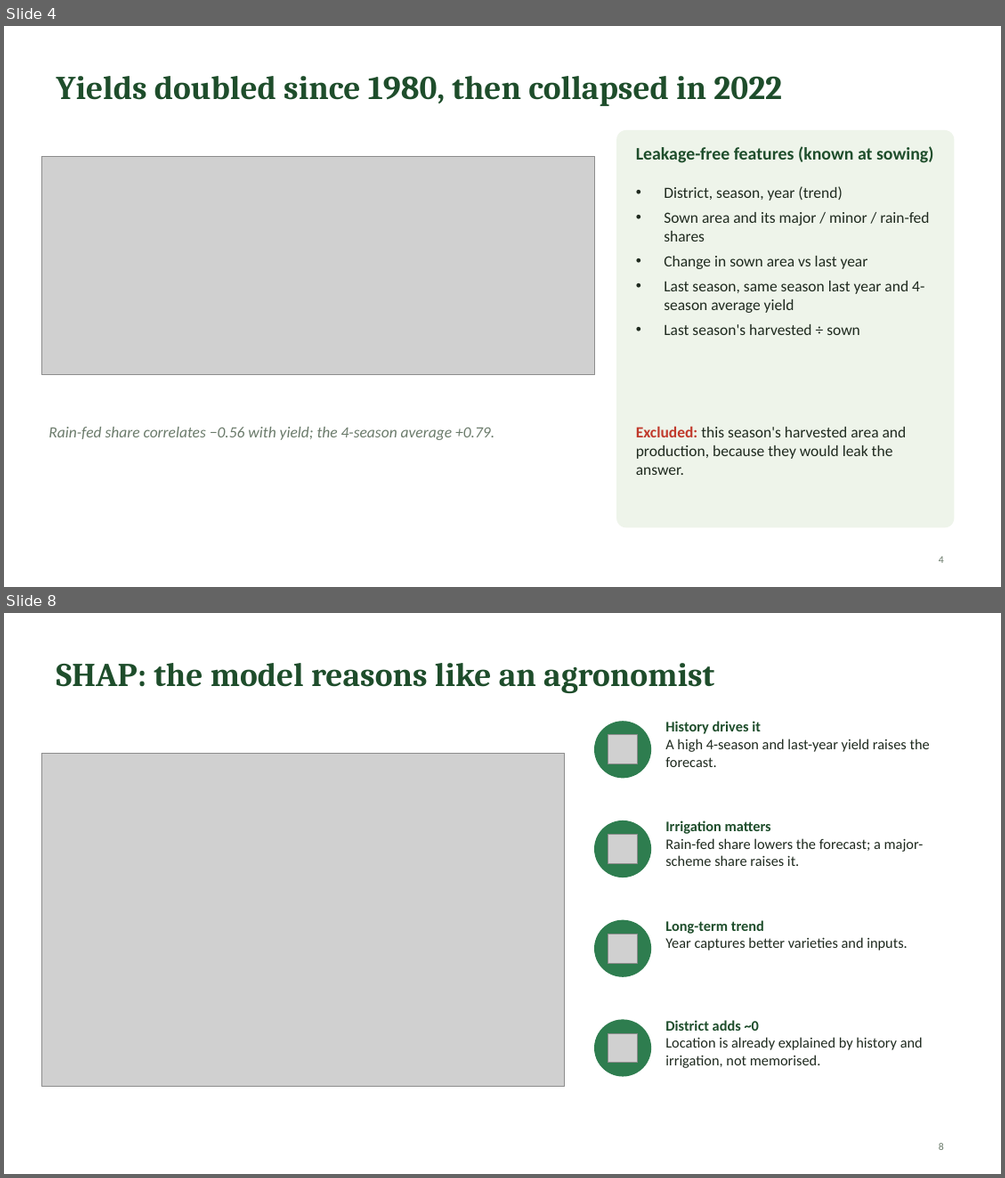
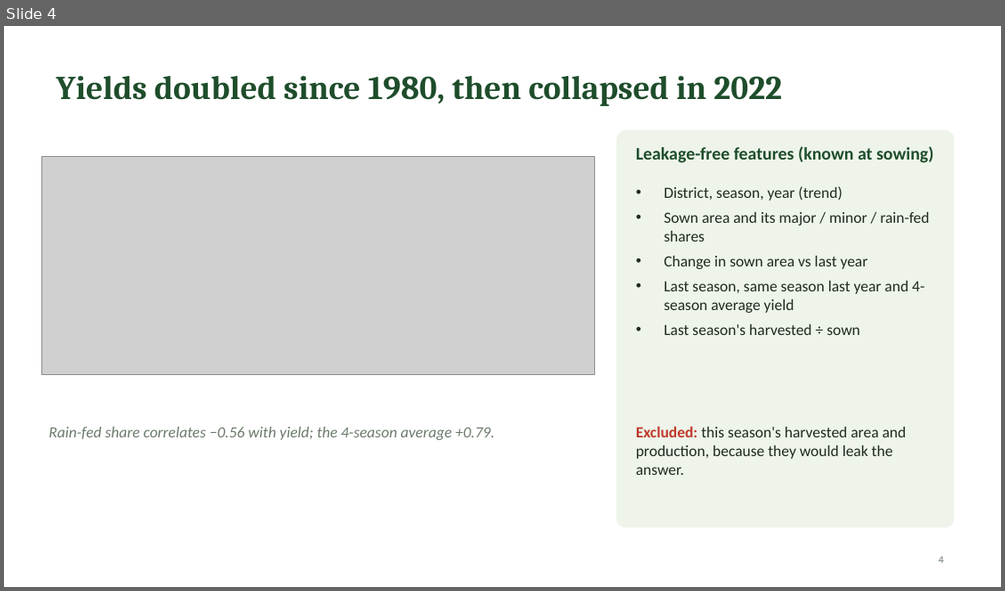
Before and after one commit to WarnaBuddhikaUom/paddy-yield-forecasting-sl, a slide deck: reports/Paddy_Yield_Forecasting_Slides.pptx. Shown one above the other, each under a label of ours: slides 4 and 8 before the commit, slide 4 after it; the slides between them are not shown. The pictures are 1005x1178 and 1005x591 pixels, drawn with LibreOffice and Linux fonts; fonts in the diff are those of the drawing; grey boxes stand for pictures. Boxes give left, top, right and bottom in pixels: in the first picture for what was removed or moved away, otherwise in the second. Text is boxed around its words. In the diff, an @@ line names an element or a change of style, - is before the commit and + after.

Commit message:
Update paddy yield forecasting model

```diff
--- a/reports/Paddy_Yield_Forecasting_Slides.pptx
+++ b/reports/Paddy_Yield_Forecasting_Slides.pptx
@@ slide 8 removed at <box>4,613,1001,1174</box>, background #FFFFFF @@
@@ title removed at <box>57,663,714,693</box> @@
-SHAP: the model reasons like an agronomist
@@ ellipse removed at <box>595,722,651,778</box> @@
@@ picture removed at <box>608,735,638,764</box> @@
@@ text removed at <box>665,721,930,767</box> @@
-History drives it
-A high 4-season and last-year yield raises the forecast.
@@ picture removed at <box>41,753,565,1086</box> @@
@@ ellipse removed at <box>595,821,651,877</box> @@
@@ text removed at <box>665,820,923,866</box> @@
-Irrigation matters
-Rain-fed share lowers the forecast; a major-scheme share raises it.
@@ picture removed at <box>608,835,638,863</box> @@
@@ ellipse removed at <box>595,920,651,976</box> @@
@@ text removed at <box>665,920,906,950</box> @@
-Long-term trend
-Year captures better varieties and inputs.
@@ picture removed at <box>608,933,638,963</box> @@
@@ ellipse removed at <box>595,1020,651,1076</box> @@
@@ picture removed at <box>608,1033,638,1062</box> @@
@@ text removed at <box>665,1020,922,1068</box> @@
-District adds ~0
-Location is already explained by history and irrigation, not memorised.
@@ page number removed at <box>938,1143,944,1150</box> @@
-8
```
Also in this commit, not shown: 3 slides changed, 4 slides added, 3 other slides removed, 27 other files.
